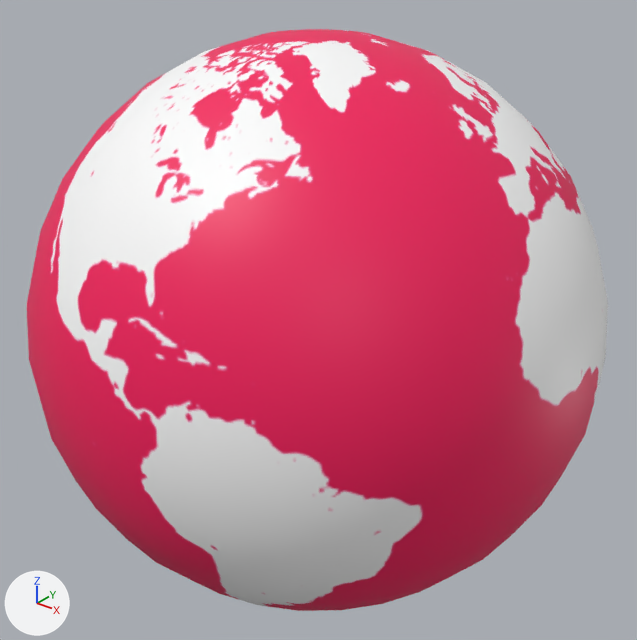
Renders of the glTF model models/wireframe_earth5.glb from each side of a commit.
The view is the same before and after, from a 50 mm lens placed at (1.819, -2.267, 1.407), pointed at (0.003, 0.003, 0.0). Arrows for +X, +Y and +Z are at lower left; the lights stay in place. Where no turn or scale is listed for an object, it has been applied to the vertices.

Objects in the first picture: 'earth.001'.
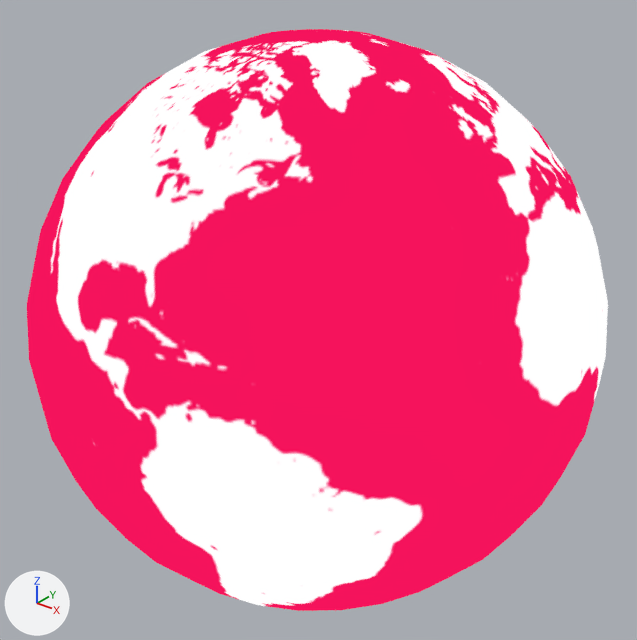
The change, as a list of edits to the scene's bpy script:
```text
Change mat_material_002:
    remove # nodes: BsdfPrincipled, Math x2, OutputMaterial, TexImage
    nodes: BsdfTransparent, Emission, LightPath, Math x2, MixShader x2, OutputMaterial, TexImage
```

Where the change shows, as pixel boxes (x1, y1, x2, y2) in the pictures (637 x 640 px):
'earth.001', recoloured
    both: (27, 29, 608, 611)
